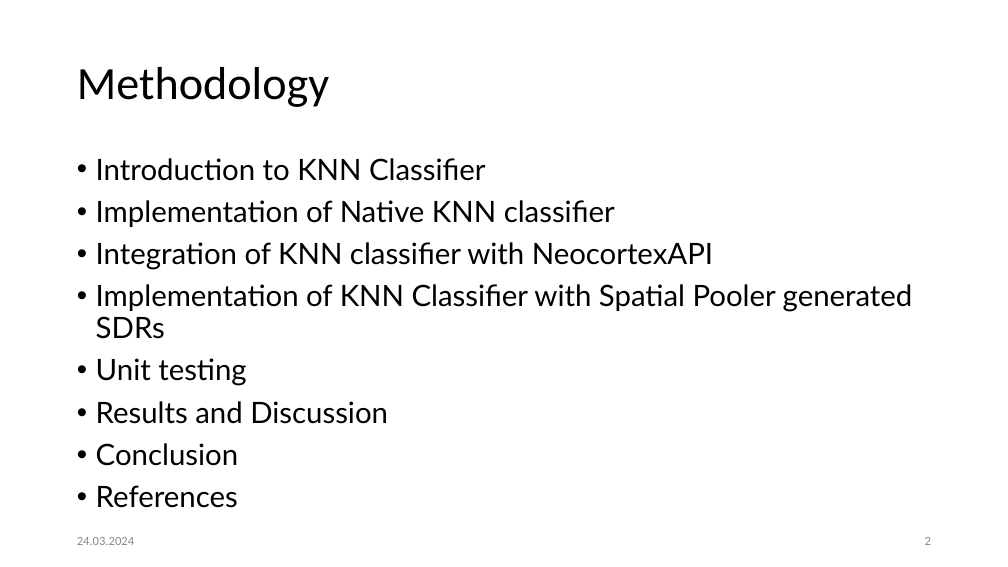
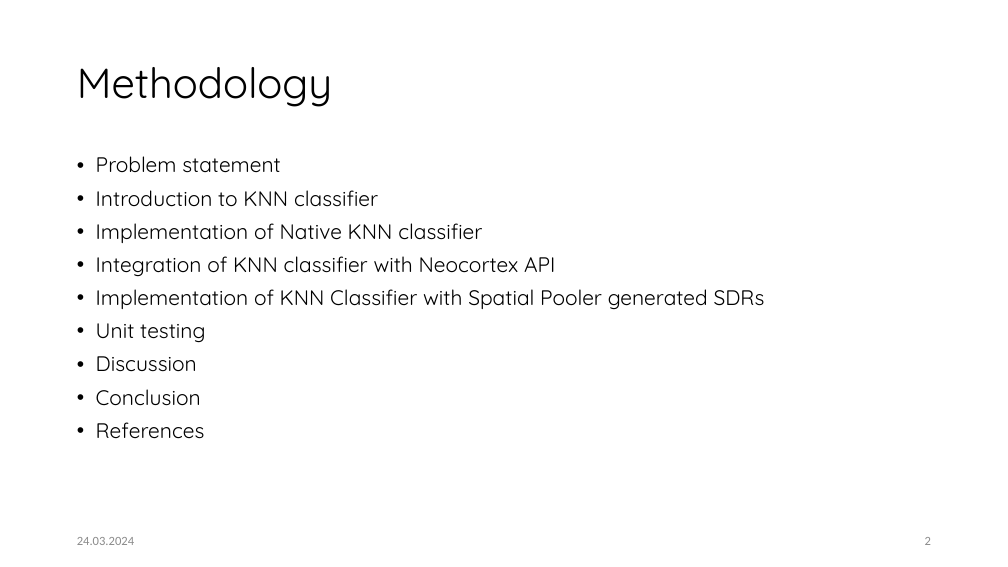
Before and after one commit to Fahad-Jabbar/neocortexapi, a slide deck: slide 2 of source/MySEProject/Documentation/Implement_the_KNN__Classifier_KNN_Quest.pptx. Drawn at 1008x567 pixels with LibreOffice and Linux fonts; fonts in the diff are those of the drawing. Boxes give left, top, right and bottom in pixels: in the first picture for what was removed or moved away, otherwise in the second. Text is boxed around its words. In the diff, an @@ line names an element or a change of style, - is before the commit and + after.

```diff
--- a/source/MySEProject/Documentation/Implement_the_KNN__Classifier_KNN_Quest.pptx
+++ b/source/MySEProject/Documentation/Implement_the_KNN__Classifier_KNN_Quest.pptx
@@ title "Methodology" at bbox=[77, 67, 332, 107]: size 44 to 40 pt, font Calibri to Quicksand @@
@@ text at bbox=[96, 156, 378, 207]: text changed; size 28 to 20 pt; font Lato to Quicksand @@
-• Introduction to KNN Classifier
+• Problem statement
+• Introduction to KNN classifier
@@ text at bbox=[96, 223, 765, 439]: size 28 to 20 pt, font Lato to Quicksand in "Implementation of Native KNN classifier", "Implementation of KNN Classifier with Spatial Pooler ...", "Unit testing", "Conclusion" and 1 more places @@
@@ text at bbox=[96, 256, 555, 276]: text changed; size 28 to 20 pt; font Lato to Quicksand @@
-• Integration of KNN classifier with NeocortexAPI
+• Integration of KNN classifier with Neocortex API
@@ text at bbox=[96, 356, 197, 372]: text changed; size 28 to 20 pt; font Lato to Quicksand @@
-• Results and Discussion
+• Discussion
```
Also in this commit, not shown: 1 other slide changed, 1 slide added.
